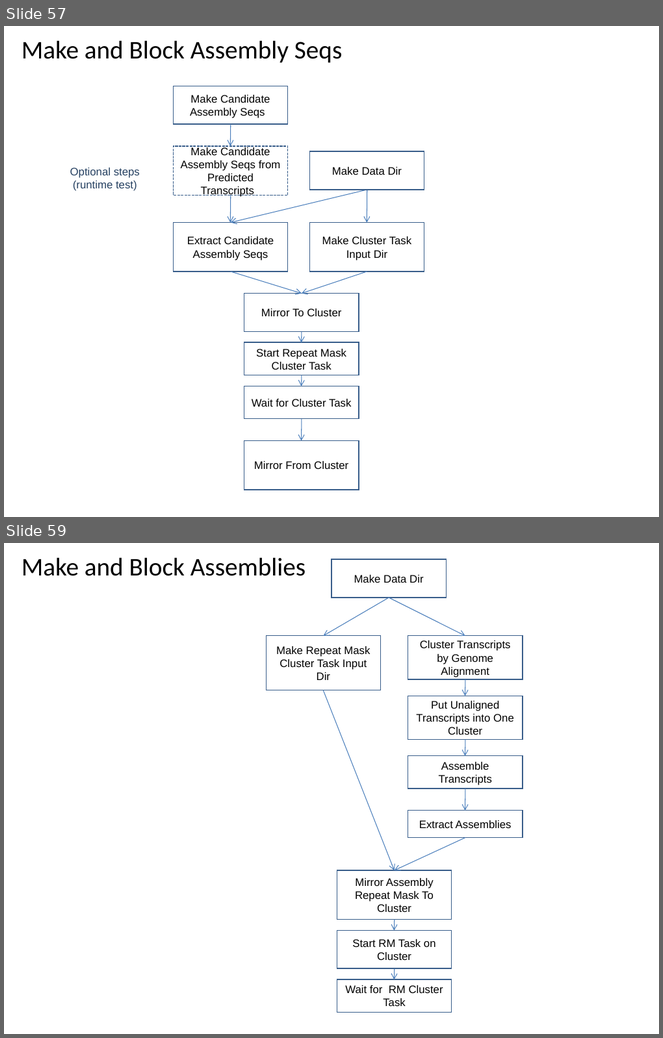
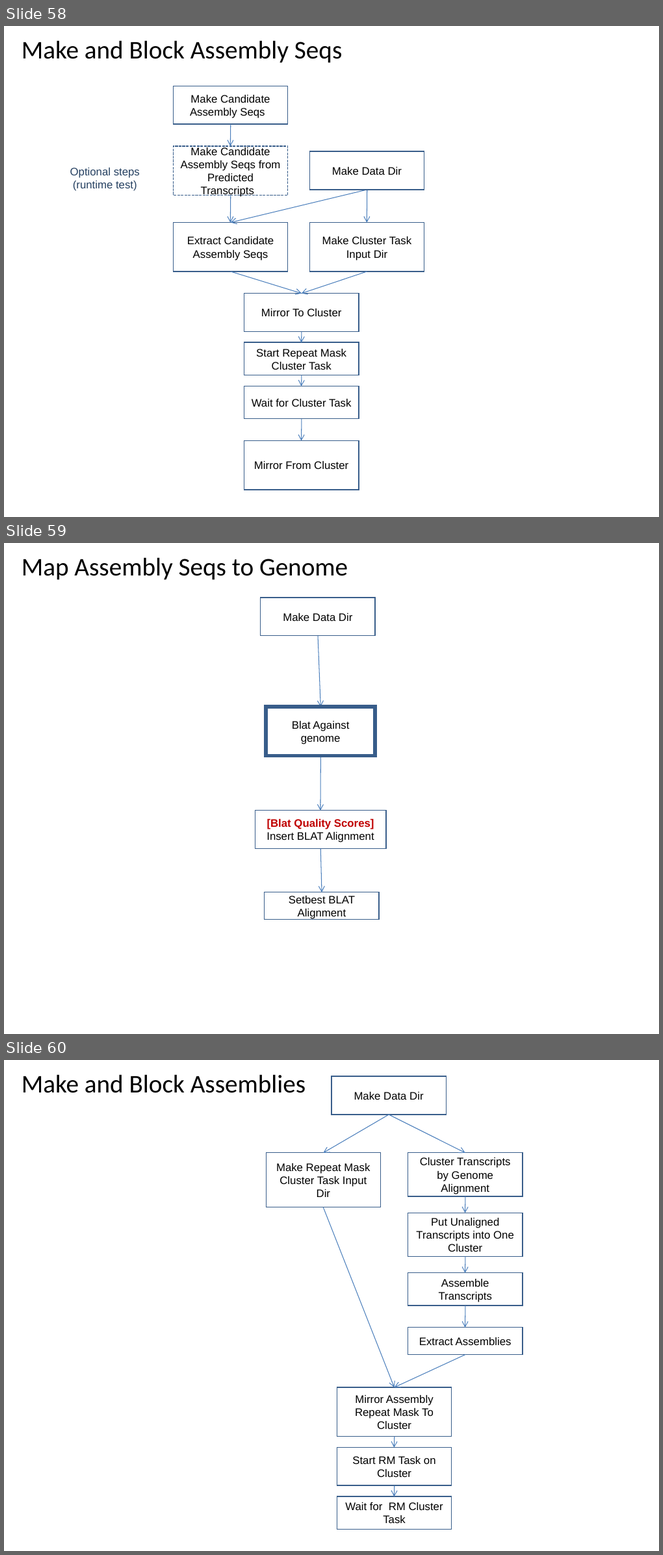
Before and after one commit to VEuPathDB/ApiCommonWorkflow, a slide deck: Main/doc/IntegratedWorkflow.ppt. Shown one above the other, each under a label of ours: slides 57 and 59 before the commit, slides 58, 59 and 60 after it; the slides between them are not shown. The pictures are 663x1038 and 663x1555 pixels, drawn with LibreOffice and Linux fonts; fonts in the diff are those of the drawing. Boxes give left, top, right and bottom in pixels: in the first picture for what was removed or moved away, otherwise in the second. Text is boxed around its words. In the diff, an @@ line names an element or a change of style, - is before the commit and + after.

Commit message:
adjust graph for blat against genome

```diff
--- a/Main/doc/IntegratedWorkflow.ppt
+++ b/Main/doc/IntegratedWorkflow.ppt
@@ slide 59 added at (4,543,659,1034), background #FFFFFF @@
@@ title added at (22,557,348,580), 28 pt, text #000000 @@
+Map Assembly Seqs to Genome
@@ rectangle added at (261,598,376,635), outline #385D8A 0.99 pt, 12 pt, text #000000 @@
+Make Data Dir
@@ arrow added from (318, 636) to (321, 707), #4A7EBB 0.74 pt @@
@@ rectangle added at (266,707,376,756), outline #385D8A 4 pt, 12 pt, text #000000 @@
+Blat Against genome
@@ arrow added from (321, 756) to (321, 811), #4A7EBB 0.74 pt @@
@@ rectangle added at (255,810,386,849), outline #385D8A 0.99 pt, 12 pt, text #C00000, bold @@
+[Blat Quality Scores]
+Insert BLAT Alignment
@@ arrow added from (321, 849) to (322, 892), #4A7EBB 0.74 pt @@
@@ rectangle added at (265,892,380,920), outline #385D8A 0.99 pt, 12 pt, text #000000 @@
+Setbest BLAT Alignment
@@ what was slide 57 is now slide 58 @@
@@ what was slide 59 is now slide 60 @@
```
Also in this commit, not shown: 4 slides changed.
